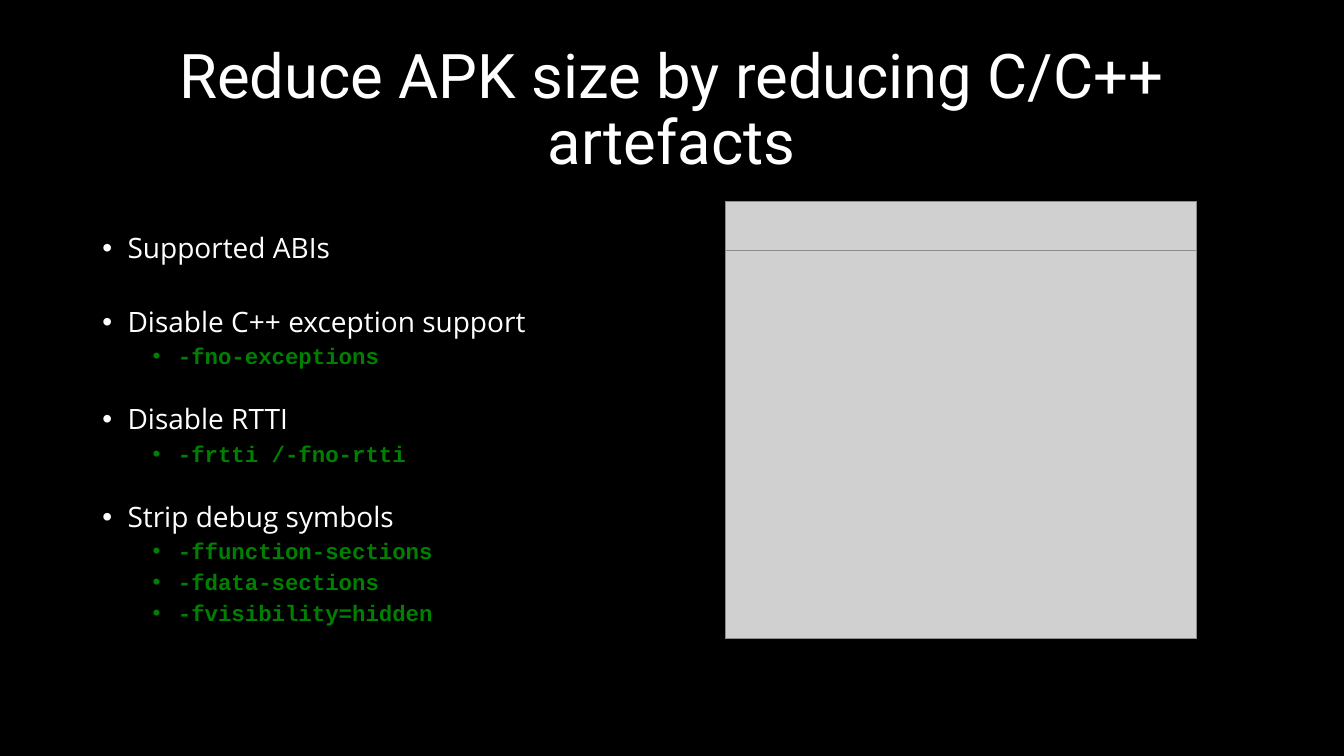
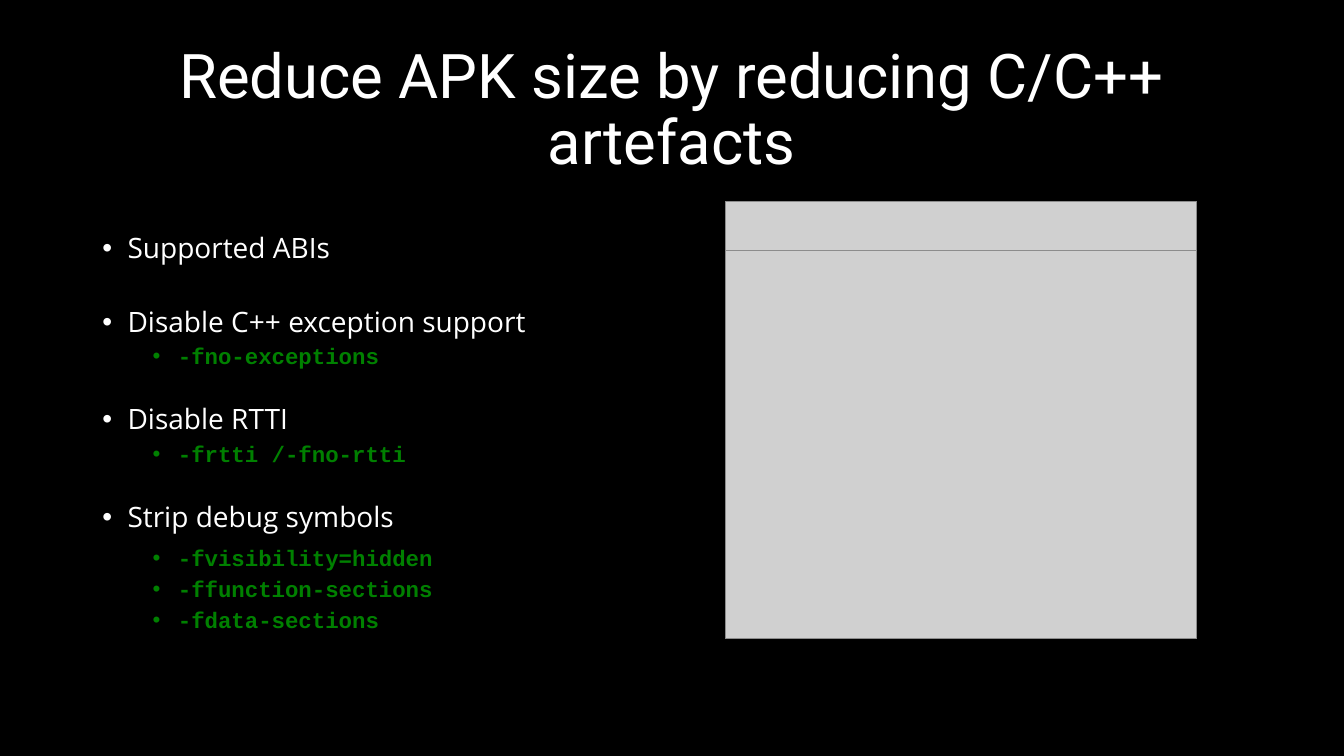
Before and after one commit to 9majka/NDK_presentation, a slide deck: slide 11 of NDK_SoftServeTheme.pptx. Drawn at 1344x756 pixels with LibreOffice and Linux fonts; fonts in the diff are those of the drawing; grey boxes stand for pictures; background and template pictures are left out. Boxes give left, top, right and bottom in pixels: in the first picture for what was removed or moved away, otherwise in the second. Text is boxed around its words. In the diff, an @@ line names an element or a change of style, - is before the commit and + after.

```diff
--- a/NDK_SoftServeTheme.pptx
+++ b/NDK_SoftServeTheme.pptx
@@ text at (178, 550, 433, 571): paragraph added @@
+    • -fvisibility=hidden
@@ text at (178, 605, 433, 626): paragraph removed @@
-  • -fvisibility=hidden
```
Also in this commit, not shown: 9 other slides changed, 5 other files.
